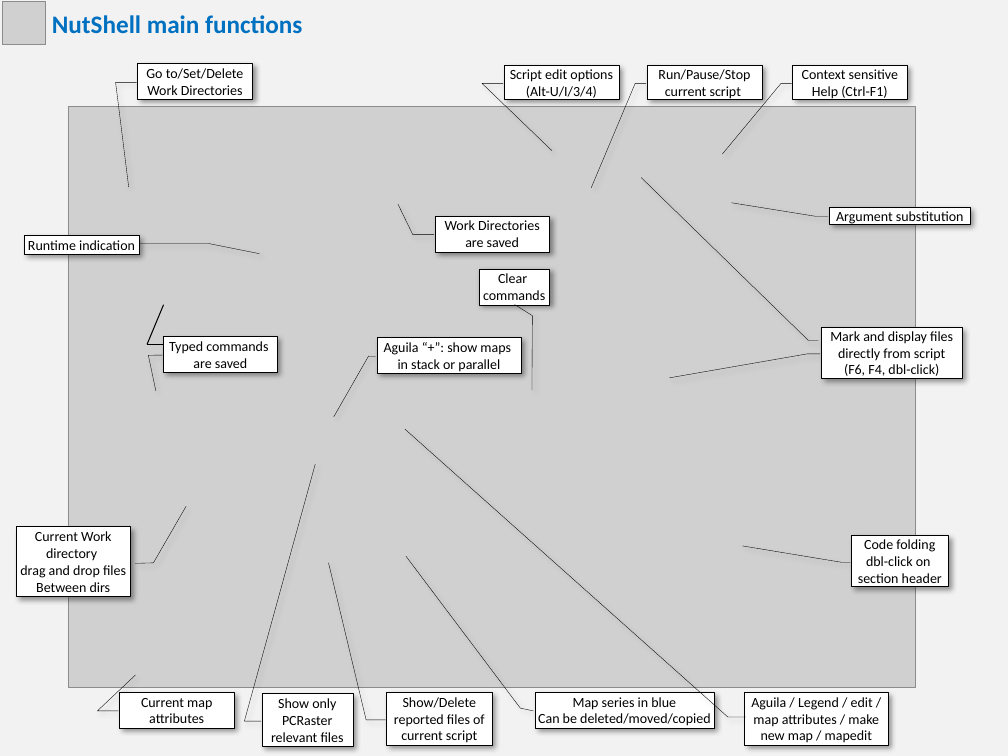
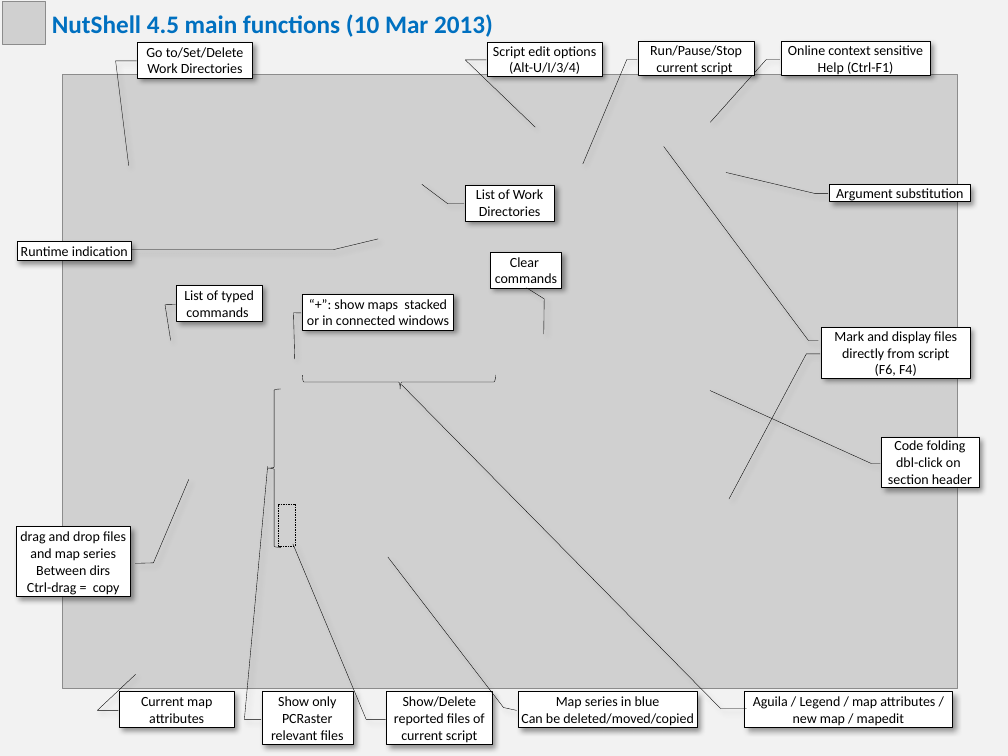
Before and after one commit to vjetten/NutShell, a slide deck: slide 1 of install/nutshell.pptx. Drawn at 1008x756 pixels with LibreOffice and Linux fonts; fonts in the diff are those of the drawing; grey boxes stand for pictures. Boxes give left, top, right and bottom in pixels: in the first picture for what was removed or moved away, otherwise in the second. Text is boxed around its words. In the diff, an @@ line names an element or a change of style, - is before the commit and + after.

```diff
--- a/install/nutshell.pptx
+++ b/install/nutshell.pptx
@@ rectangle removed at (0, 0, 1008, 756) @@
@@ rectangle added at (0, 0, 1008, 756), fill #F2F2F2 @@
@@ text at (52, 14, 493, 37): text changed @@
-NutShell main functions
+NutShell 4.5 main functions (10 Mar 2013)
@@ border callout "Go to/Set/Delete": place and size @@
-border callout "Go to/Set/Delete" at (138, 64, 253, 100)
+border callout "Go to/Set/Delete" at (138, 42, 253, 79)
@@ border callout "Script edit options": place and size @@
-border callout "Script edit options" at (504, 66, 619, 100)
+border callout "Script edit options" at (487, 42, 602, 77)
@@ border callout "Run/Pause/Stop": place and size @@
-border callout "Run/Pause/Stop" at (647, 66, 762, 100)
+border callout "Run/Pause/Stop" at (638, 41, 753, 76)
@@ border callout "Online context sensitive": place and size @@
-border callout "Online context sensitive" at (792, 66, 907, 100)
+border callout "Online context sensitive" at (781, 41, 930, 76)
@@ text in border callout at (788, 45, 923, 55): text changed @@
-Context sensitive
+Online context sensitive
@@ picture: place and size @@
-picture at (69, 106, 915, 687)
+picture at (62, 75, 958, 688)
@@ border callout "List of Work Directories": place and size @@
-border callout "List of Work Directories" at (434, 216, 549, 252)
+border callout "List of Work Directories" at (465, 184, 554, 221)
@@ text in border callout at (476, 189, 543, 216): text changed @@
-Work Directories
-are saved
+List of Work Directories
@@ border callout "Argument substitution": place and size @@
-border callout "Argument substitution" at (830, 208, 971, 225)
+border callout "Argument substitution" at (830, 184, 971, 202)
@@ border callout "Runtime indication": place and size @@
-border callout "Runtime indication" at (24, 235, 139, 254)
+border callout "Runtime indication" at (17, 241, 132, 260)
@@ border callout "Clear commands": place and size @@
-border callout "Clear commands" at (479, 269, 549, 305)
+border callout "Clear commands" at (491, 252, 561, 288)
@@ border callout "List of typed commands": place and size @@
-border callout "List of typed commands" at (163, 336, 277, 372)
+border callout "List of typed commands" at (176, 285, 262, 322)
@@ text in border callout at (184, 290, 254, 317): text changed @@
-Typed commands
-are saved
+List of typed commands
@@ proportions changed in 14 elements at (386, 691, 492, 745), (262, 691, 353, 745), (17, 241, 132, 260), (518, 691, 698, 728), (830, 184, 971, 202), (491, 252, 561, 288), (822, 328, 971, 378), (781, 41, 930, 76), (830, 342, 906, 359), (881, 436, 979, 487), (744, 691, 952, 728), (16, 526, 131, 596), (465, 184, 554, 221), (302, 294, 454, 331) @@
@@ border callout "“+”: show maps stacked or ...": place and size @@
-border callout "“+”: show maps stacked or ..." at (377, 338, 521, 374)
+border callout "“+”: show maps stacked or ..." at (302, 294, 454, 331)
@@ text in border callout at (307, 299, 449, 325): text changed @@
-Aguila “+”: show maps in stack or parallel
+“+”: show maps stacked or in connected windows
@@ line removed from (147, 345) to (163, 304) @@
@@ border callout "Mark and display files directly ...": place and size @@
-border callout "Mark and display files directly ..." at (822, 328, 963, 378)
+border callout "Mark and display files directly ..." at (822, 328, 971, 378)
@@ line removed from (163, 345) to (147, 345) @@
@@ left brace added at (267, 389, 280, 547), outline #000000 0.25 pt @@
@@ left brace added at (302, 375, 496, 389), outline #000000 0.25 pt @@
@@ text in border callout at (875, 364, 917, 379): text changed @@
-(F6, F4, dbl-click)
+(F6, F4)
@@ border callout "Code folding": place and size @@
-border callout "Code folding" at (851, 535, 949, 586)
+border callout "Code folding" at (881, 436, 979, 487)
@@ rectangle added at (278, 504, 295, 546), outline #000000 0.25 pt dashed @@
@@ text in border callout at (20, 531, 126, 561): text changed @@
-Current Work directory
-drag and drop files
+drag and drop files and map series
@@ text in border callout at (27, 582, 120, 595): paragraph added @@
+Ctrl-drag = copy
@@ border callout "Map series in blue": place and size @@
-border callout "Map series in blue" at (535, 692, 715, 729)
+border callout "Map series in blue" at (518, 691, 698, 728)
@@ border callout "Aguila / Legend / map ...": place and size @@
-border callout "Aguila / Legend / map ..." at (744, 692, 888, 746)
+border callout "Aguila / Legend / map ..." at (744, 691, 952, 728)
@@ text in border callout at (753, 696, 935, 726): text changed @@
-Aguila / Legend / edit / map attributes / make new map / mapedit
+Aguila / Legend / map attributes / new map / mapedit
```
Also in this commit, not shown: 34 other files.
